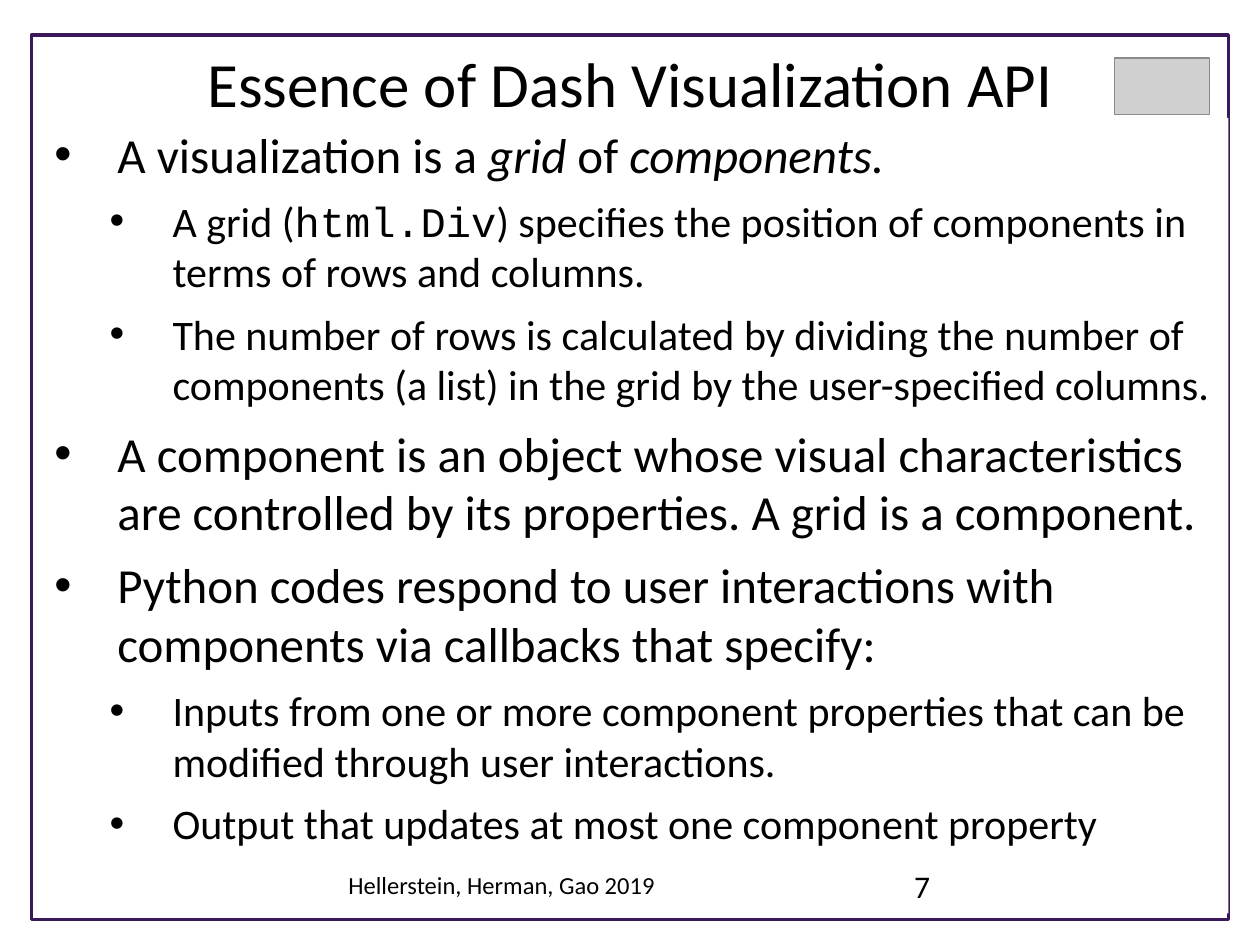
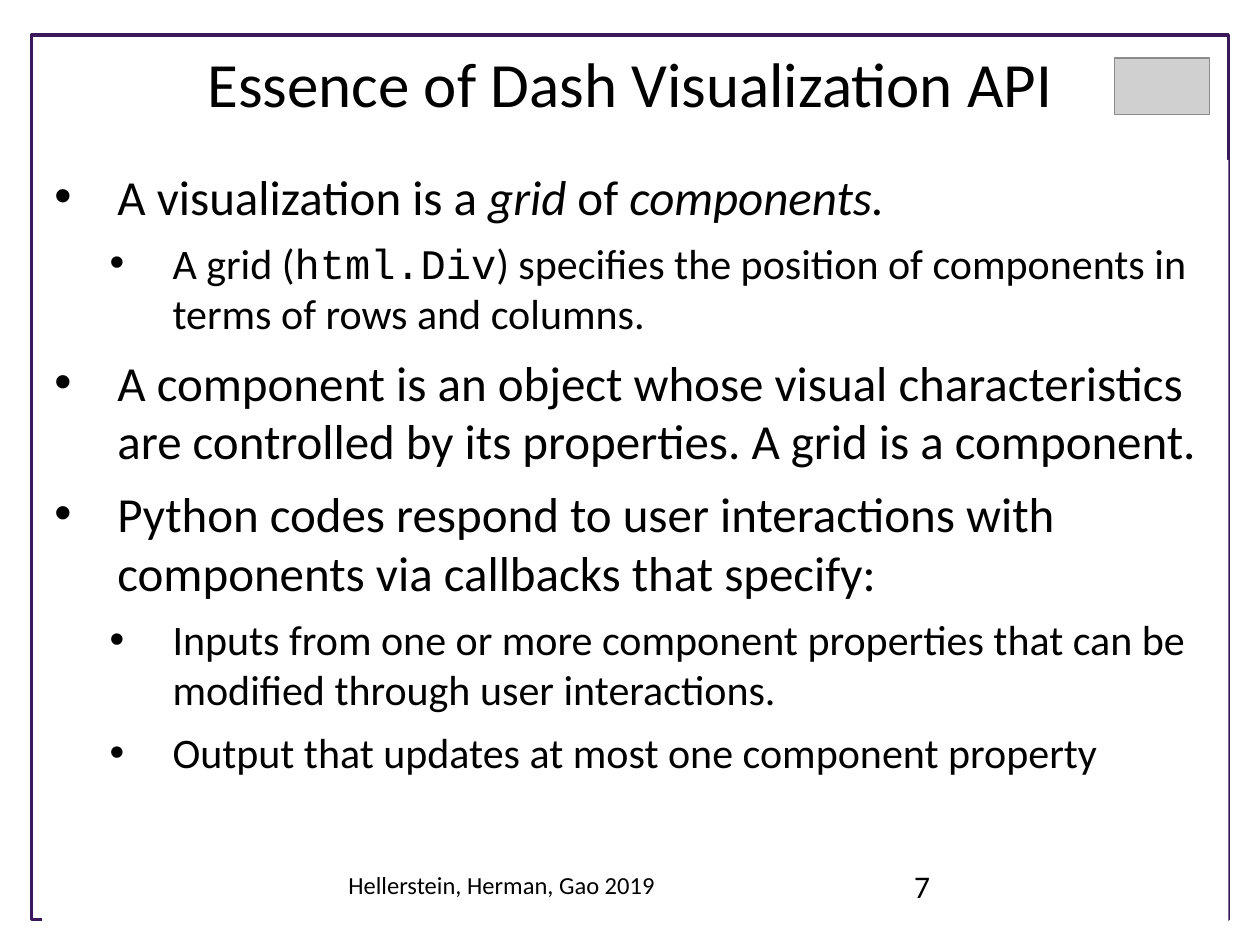
Before and after one commit to UWSEDS/LectureNotes, a slide deck: slide 7 of DASH_visualizations/DASH Visualizations.pptx. Drawn at 1260x945 pixels with LibreOffice and Linux fonts; fonts in the diff are those of the drawing; grey boxes stand for pictures; background and template pictures are left out. Boxes give left, top, right and bottom in pixels: in the first picture for what was removed or moved away, otherwise in the second. Text is boxed around its words. In the diff, an @@ line names an element or a change of style, - is before the commit and + after.

Commit message:
Update lectures

```diff
--- a/DASH_visualizations/DASH Visualizations.pptx
+++ b/DASH_visualizations/DASH Visualizations.pptx
@@ text "A visualization is a grid ...": place and size @@
-text "A visualization is a grid ..." at bbox=[42, 118, 1228, 914]
+text "A visualization is a grid ..." at bbox=[117, 181, 1196, 775]
@@ text at bbox=[173, 320, 1209, 408]: paragraph removed @@
-  • The number of rows is calculated by dividing the number of components (a list) in the grid by the user-specified columns.
```
Also in this commit, not shown: 1 other slide changed.
